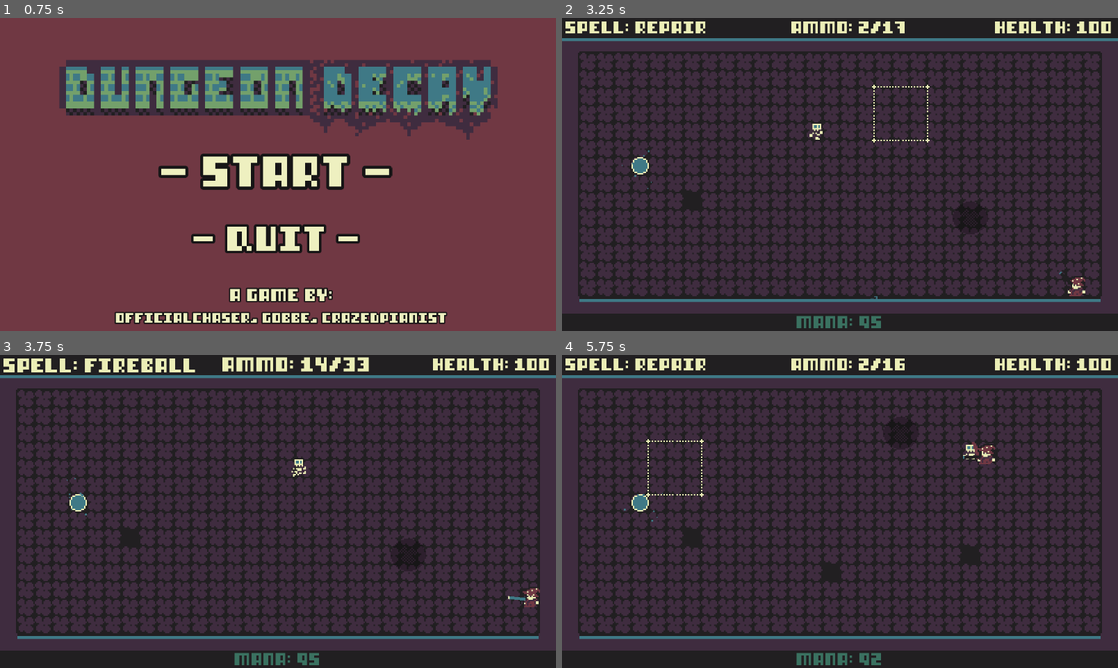
Above: before the commit, frames 1-4 (two rows, left to right).
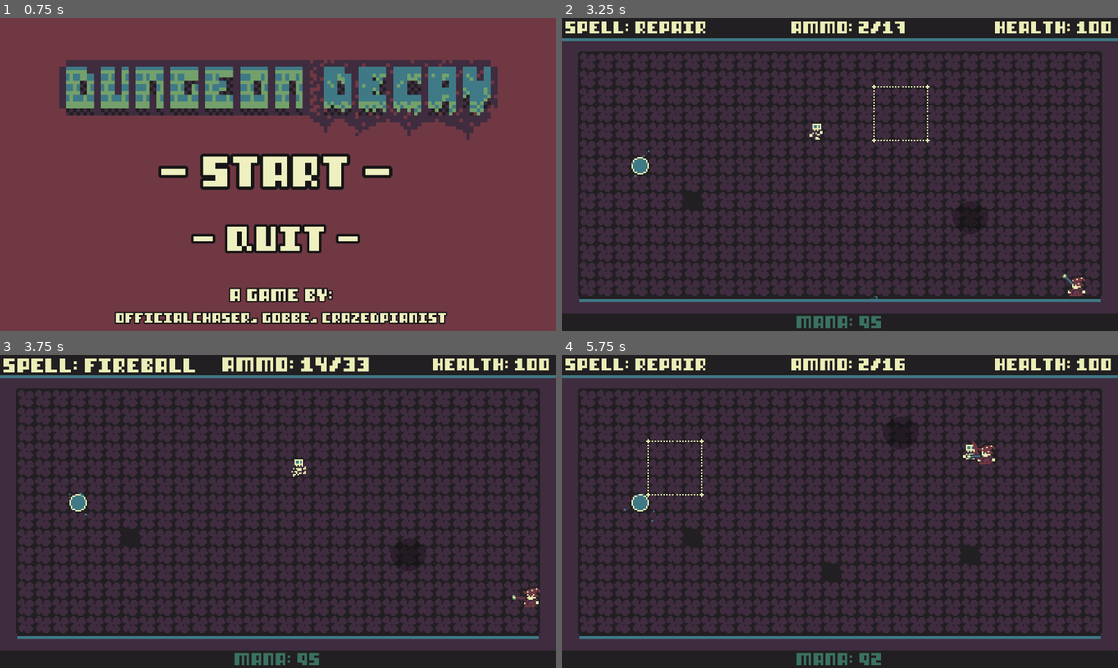
Above: after the commit, the same moments.

Repository: OfficialChaser/Jame-Gam-42
Game: Godot game, scene res://Scenes/main_menu_ui.tscn
The game is run twice, just before and just after one commit, with the same random seed, the same clock (stepped at 60 frames per second) and the same inputs.
Inputs (mouse positions are in pixels of both pictures, inside the frame that each line leads up to):
- Up to frame 1 (0.75 s): click "- Start -" at 0.5 s
- Up to frame 2 (3.25 s): move the mouse to (962, 158) at 1.27 s; hold D (move_right) 1.28-2.03 s; click (962, 158) at 1.35 s; move the mouse to (728, 190) at 2.02 s; hold S (move_down) 2.03-2.78 s; right-click (728, 190) at 2.1 s; move the mouse to (895, 105) at 2.77 s; hold D (move_right) from 2.78 s (still down); click (895, 105) at 2.85 s
- Up to frame 3 (3.75 s): move the mouse to (250, 574) at 3.52 s; release D (move_right) at 3.53 s; hold W (move_up) from 3.53 s (still down); right-click (250, 574) at 3.6 s
- Up to frame 4 (5.75 s): move the mouse to (1006, 558) at 4.27 s; release W (move_up) at 4.28 s; hold A (move_left) from 4.28 s (still down); click (1006, 558) at 4.35 s; move the mouse to (673, 464) at 5.02 s; right-click (673, 464) at 5.1 s

Frame 1 is identical in both runs. In frame 2, less than 0.1% of the frame differs, in the area x 89-93%, y 80-86%; in frame 3, less than 0.1%; in frame 4, less than 0.1%.

Commit message:
wands changed

Diff:
--- a/Scenes/Wand/wand.tscn
+++ b/Scenes/Wand/wand.tscn
@@ -1,13 +1,13 @@
-[gd_scene load_steps=20 format=3 uid="uid://dq6eftrbnag1o"]
+[gd_scene load_steps=18 format=3 uid="uid://dq6eftrbnag1o"]
 
 [ext_resource type="Script" path="res://Scripts/Wand/wand.gd" id="1_dft4f"]
-[ext_resource type="Texture2D" uid="uid://biw3m2acdx16g" path="res://Assets/Wand/wand.png" id="2_hk7c0"]
+[ext_resource type="Texture2D" uid="uid://bnl8e2kh4sf3" path="res://Assets/Wand/wand-new2.png" id="2_pmxw6"]
 [ext_resource type="PackedScene" uid="uid://cmk7nu4tph1id" path="res://Scenes/grid_highlight.tscn" id="3_35krf"]
 [ext_resource type="Script" path="res://Scripts/States/state_machine.gd" id="4_pa5e7"]
 [ext_resource type="Texture2D" uid="uid://c1yxwkykcuomc" path="res://Assets/Grid/selectorv3.png" id="4_q2ln0"]
 [ext_resource type="Script" path="res://Scripts/Wand/fireball_wand.gd" id="6_p6ksq"]
 [ext_resource type="Script" path="res://Scripts/Wand/restoration_wand.gd" id="7_whgei"]
-[ext_resource type="Texture2D" uid="uid://b7qgevyvyqxo4" path="res://Assets/Wand/wand-sheet.png" id="8_wkiy3"]
+[ext_resource type="Texture2D" uid="uid://bl13nn3svg4fh" path="res://Assets/Wand/wand-new3.png" id="8_1ln2s"]
 [ext_resource type="AudioStream" uid="uid://cefl38w1wc0rx" path="res://SFX/JameGam42 Wand Shoot (2).wav" id="9_m2c46"]
 [ext_resource type="AudioStream" uid="uid://ckur1yigpxo02" path="res://SFX/repair.wav" id="10_52as6"]
 
@@ -240,14 +240,6 @@
 "Repair": SubResource("Animation_jnixw")
 }
 
-[sub_resource type="AtlasTexture" id="AtlasTexture_ofpns"]
-atlas = ExtResource("8_wkiy3")
-region = Rect2(0, 5, 12, 2)
-
-[sub_resource type="AtlasTexture" id="AtlasTexture_aa2sl"]
-atlas = ExtResource("8_wkiy3")
-region = Rect2(36, 5, 12, 2)
-
 [node name="Wand" type="Node2D"]
 z_index = 6
 script = ExtResource("1_dft4f")
@@ -257,7 +249,7 @@
 
 [node name="WandSprite" type="Sprite2D" parent="SpriteHolder"]
 position = Vector2(-10, 0)
-texture = ExtResource("2_hk7c0")
+texture = ExtResource("2_pmxw6")
 
 [node name="BulletMarker" type="Marker2D" parent="."]
 position = Vector2(7, 0)
@@ -302,11 +294,11 @@
 
 [node name="FBSprite" type="Sprite2D" parent="WandSprites"]
 visible = false
-texture = SubResource("AtlasTexture_ofpns")
+texture = ExtResource("2_pmxw6")
 
 [node name="RESSprite" type="Sprite2D" parent="WandSprites"]
 visible = false
-texture = SubResource("AtlasTexture_aa2sl")
+texture = ExtResource("8_1ln2s")
 
 [node name="ShootSFX" type="AudioStreamPlayer2D" parent="."]
 stream = ExtResource("9_m2c46")
--- a/Scenes/game_over_ui.tscn
+++ b/Scenes/game_over_ui.tscn
@@ -4,6 +4,21 @@
 [ext_resource type="Script" path="res://Scripts/game_over_ui.gd" id="1_ls7m6"]
 [ext_resource type="AudioStream" uid="uid://cmukxj873tghr" path="res://Music/JameGam42 Menu Music.wav" id="2_2ay7v"]
 [ext_resource type="Texture2D" uid="uid://bslrm7pd1iq8p" path="res://Assets/game-over_banner_sheet.png" id="3_brxqm"]
+
+[sub_resource type="Animation" id="Animation_dwebj"]
+length = 0.001
+tracks/0/type = "value"
+tracks/0/imported = false
+tracks/0/enabled = true
+tracks/0/path = NodePath(".:frame")
+tracks/0/interp = 1
+tracks/0/loop_wrap = true
+tracks/0/keys = {
+"times": PackedFloat32Array(0),
+"transitions": PackedFloat32Array(1),
+"update": 1,
+"values": [0]
+}
 
 [sub_resource type="Animation" id="Animation_odrfu"]
 resource_name = "show"
@@ -22,21 +37,6 @@
 "values": [0, 1, 2, 3, 4, 5, 6, 7, 8]
 }
 
-[sub_resource type="Animation" id="Animation_dwebj"]
-length = 0.001
-tracks/0/type = "value"
-tracks/0/imported = false
-tracks/0/enabled = true
-tracks/0/path = NodePath(".:frame")
-tracks/0/interp = 1
-tracks/0/loop_wrap = true
-tracks/0/keys = {
-"times": PackedFloat32Array(0),
-"transitions": PackedFloat32Array(1),
-"update": 1,
-"values": [0]
-}
-
 [sub_resource type="AnimationLibrary" id="AnimationLibrary_6dfl7"]
 _data = {
 "RESET": SubResource("Animation_dwebj"),
Binary file added: Assets/Wand/wand-new.png
Not shown, added: Assets/Wand/wand-new.png.import
Binary file added: Assets/Wand/wand-new2.png
Not shown, added: Assets/Wand/wand-new2.png.import
Binary file added: Assets/Wand/wand-new3.png
Not shown, added: Assets/Wand/wand-new3.png.import
